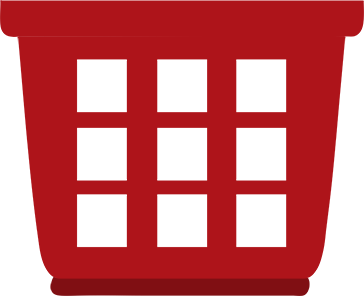
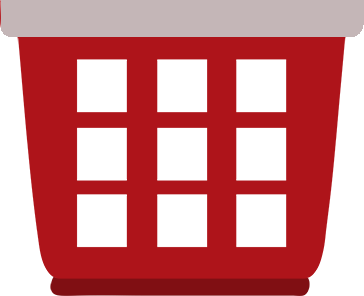
Layered file, before and after one edit (364px x 296px). Changes by layer:
painted on "Layer 7" over [1, 0, 364, 37]
removed layer "Layer 2" over [17, 35, 346, 37]
